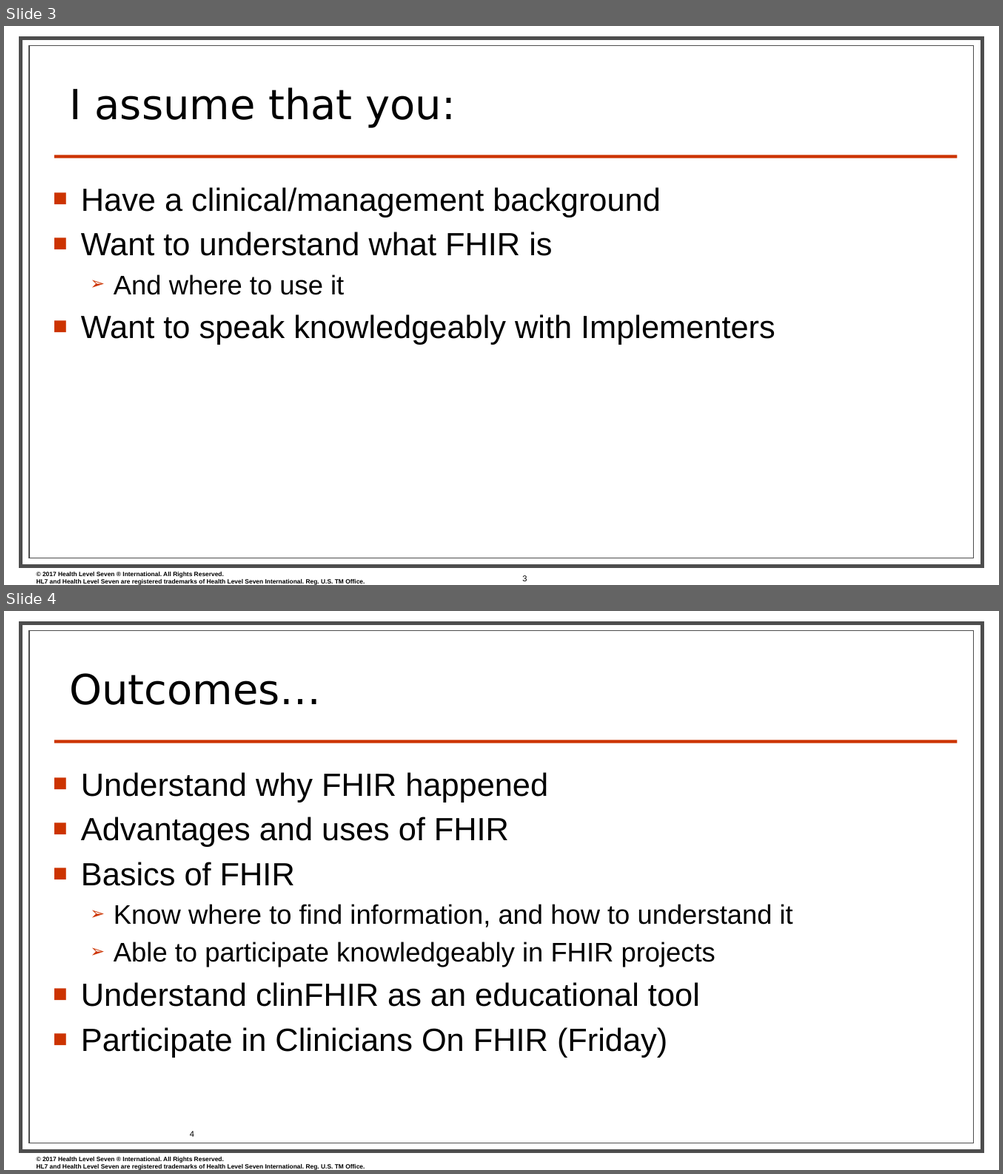
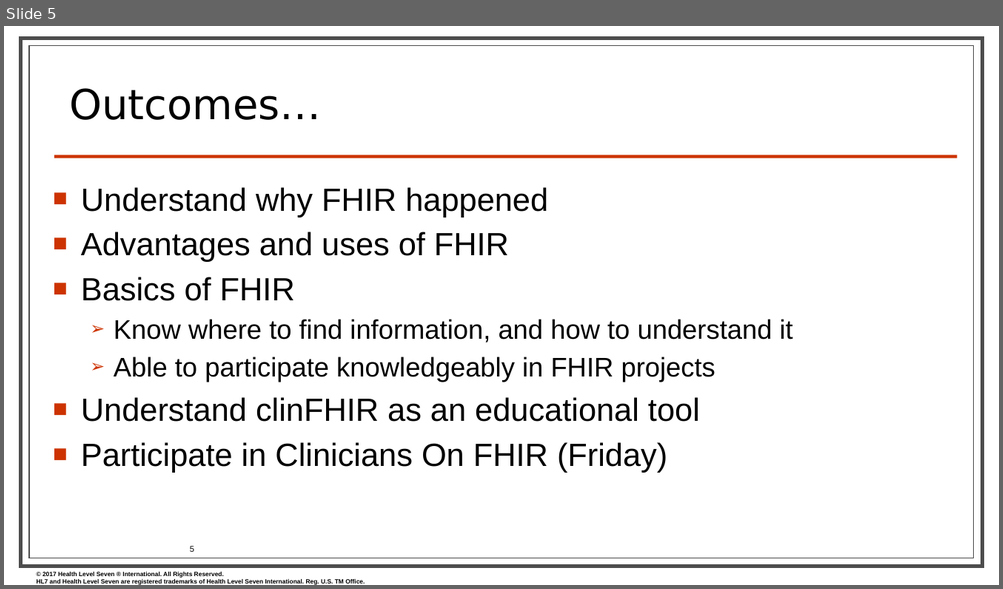
Before and after one commit to FHIR/documents, a slide deck: presentations/2018-01 Tutorials/Jan2018_FHIR for Clinicians.pptx. Shown one above the other, each under a label of ours: slides 3 and 4 before the commit, slide 5 after it. The pictures are 1003x1174 and 1003x589 pixels, drawn with LibreOffice and Linux fonts; fonts in the diff are those of the drawing; background and template pictures are left out. Boxes give left, top, right and bottom in pixels: in the first picture for what was removed or moved away, otherwise in the second. Text is boxed around its words. In the diff, an @@ line names an element or a change of style, - is before the commit and + after.

```diff
--- a/presentations/2018-01 Tutorials/Jan2018_FHIR for Clinicians.pptx
+++ b/presentations/2018-01 Tutorials/Jan2018_FHIR for Clinicians.pptx
@@ slide 3 removed at [4,26,999,585], background #FFFFFF; not listed: 4 template elements that a slide beside it also shows @@
@@ title removed at [69,87,456,128] @@
-I assume that you:
@@ text removed at [81,187,775,344] @@
-■ Have a clinical/management background
-■ Want to understand what FHIR is
-  ➢ And where to use it
-■ Want to speak knowledgeably with Implementers
@@ page number removed at [522,576,526,582] @@
-3
@@ what was slide 4 is now slide 5 @@
@@ page number at [190,546,194,552]: text changed @@
-4
+5
```
Also in this commit, not shown: 10 slides changed, 3 slides added, 2 other slides removed.
